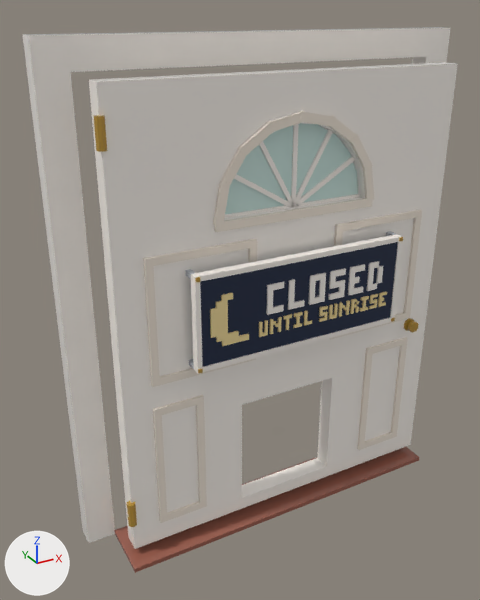
The glTF model assets/cat-cafe/exports/CatCafe_Door_FrontPorch_Back.glb: old version first, new version second.
Before and after are seen from a 50 mm lens placed at (-5.38, -8.29, 8.25), pointed at (-0.59, 0.42, 3.9). Lighting does not change. The marker at lower left points along +X, +Y and +Z. The first picture is the older version.

In view in the first picture: 'CatCafe_Door_FrontPorch_Back', 'CatCafe_Door_FrontPorch_Back_Leaf', 'CatCafe_Door_FrontPorch_Back_Leaf_Glass', 'CatCafe_Door_FrontPorch_Back_Sign', 'CatCafe_Door_FrontPorch_Back_Sign_Bulb'.
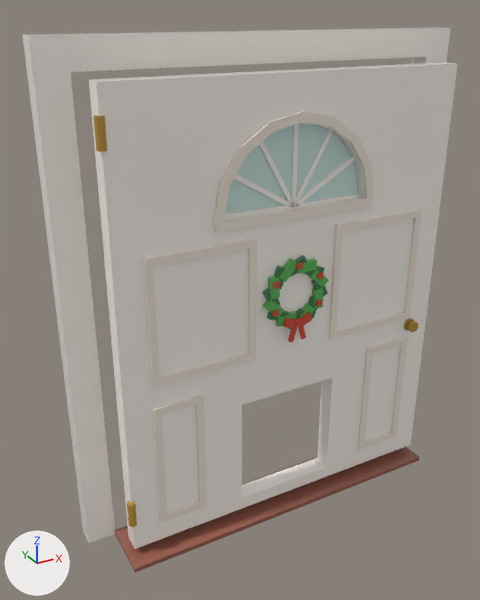
Boxes (x1, y1, x2, y2) around the edits, measured in the pictures (480 x 600 px):
'CatCafe_Door_FrontPorch_Back_Sign', deleted
    before: (186, 231, 403, 374)
'CatCafe_Door_FrontPorch_Back_Sign_Bulb', deleted (beige)
    before: (210, 291, 387, 346)

What changed in the scene script:
```text
Remove ob_catcafe_door_frontporch_back_sign:
    ob_catcafe_door_frontporch_back_sign = bpy.data.objects.new('CatCafe_Door_FrontPorch_Back_Sign', me_catcafe_door_frontporch_back_sign)
    ob_catcafe_door_frontporch_back_sign.location = (-2.88, -0.22, 0.0)
Remove ob_catcafe_door_frontporch_back_sign_bulb:
    ob_catcafe_door_frontporch_back_sign_bulb = bpy.data.objects.new('CatCafe_Door_FrontPorch_Back_Sign_Bulb', me_catcafe_door_frontporch_back_sign_bulb)
    ob_catcafe_door_frontporch_back_sign_bulb.location = (-2.88, -0.22, 0.0)
```
